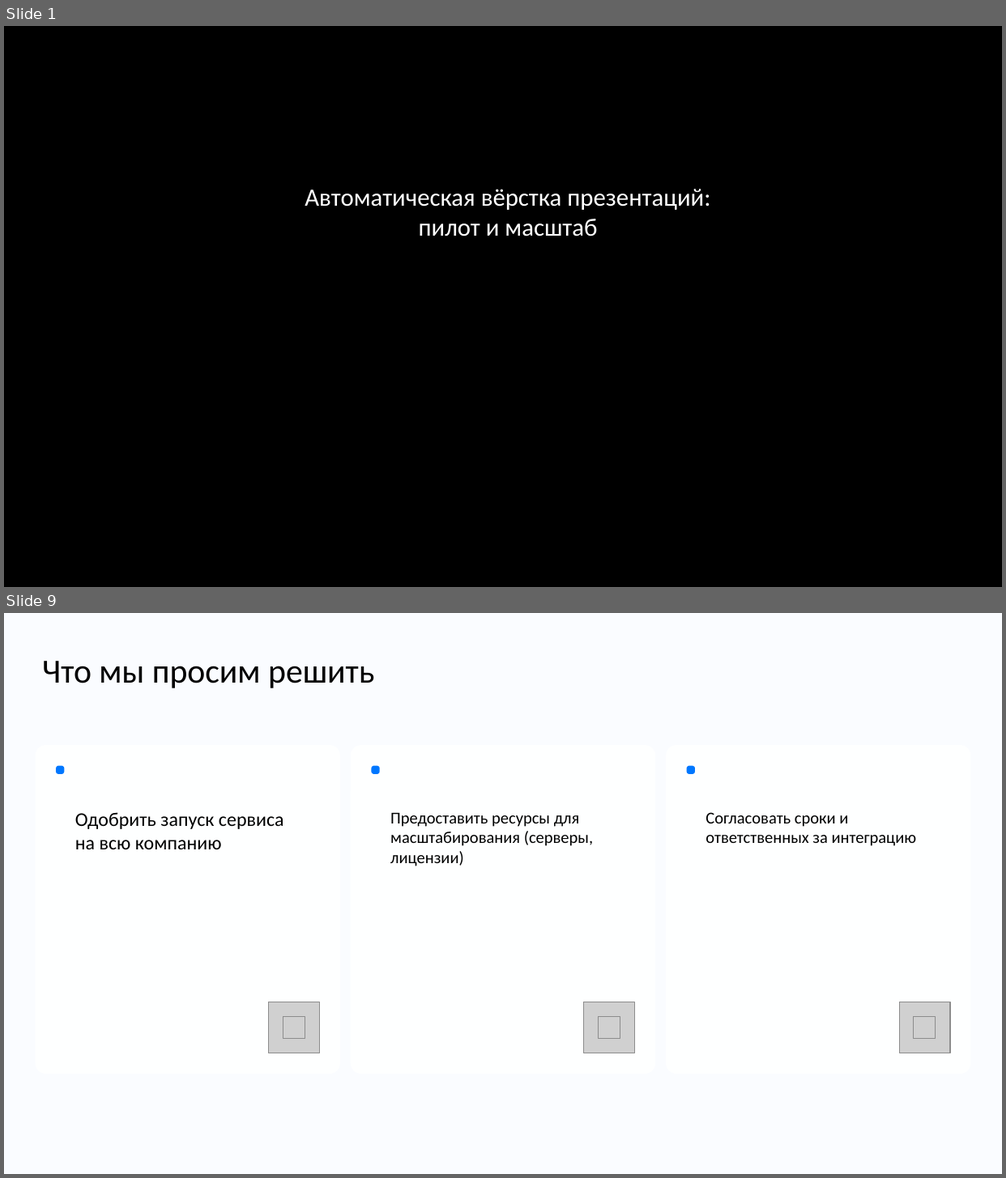
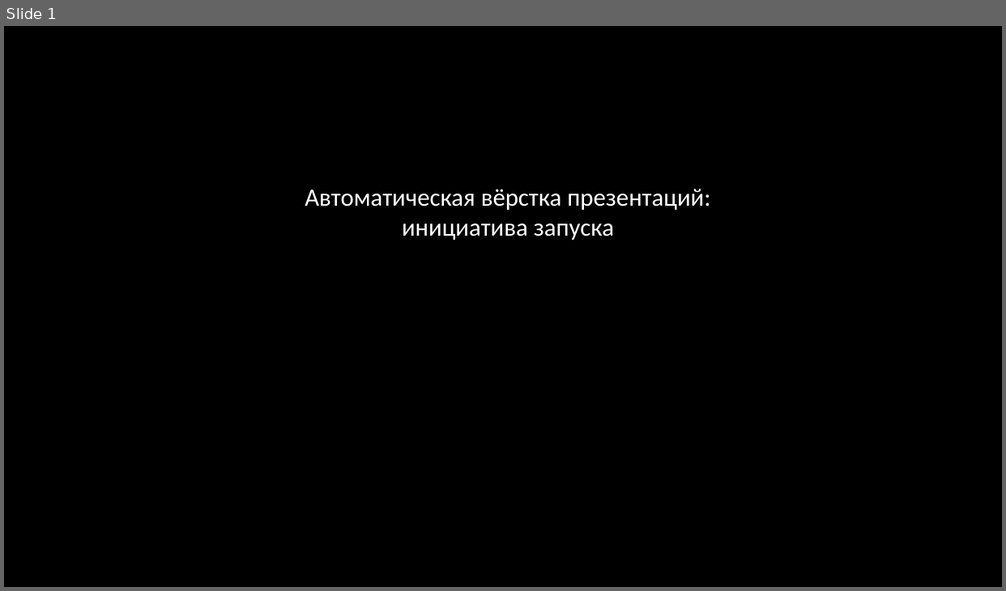
Before and after one commit to DiFoxenGit/-VKTechHackathon, a slide deck: samples/VK_Tech_шаблон__classic.pptx. Shown one above the other, each under a label of ours: slides 1 and 9 before the commit, slide 1 after it; the slides between them are not shown. The pictures are 1006x1178 and 1006x591 pixels, drawn with LibreOffice and Linux fonts; fonts in the diff are those of the drawing; grey boxes stand for pictures; background and template pictures are left out. Boxes give left, top, right and bottom in pixels: in the first picture for what was removed or moved away, otherwise in the second. Text is boxed around its words. In the diff, an @@ line names an element or a change of style, - is before the commit and + after.

```diff
--- a/samples/VK_Tech_шаблон__classic.pptx
+++ b/samples/VK_Tech_шаблон__classic.pptx
@@ slide 9 removed at [4, 613, 1002, 1174], background #FAFCFF @@
@@ text removed at [42, 661, 374, 688] @@
-Что мы просим решить
@@ rounded rectangle removed at [35, 745, 340, 1074] @@
@@ rounded rectangle removed at [351, 745, 655, 1074] @@
@@ rounded rectangle removed at [666, 745, 971, 1074] @@
@@ rounded rectangle removed at [56, 765, 64, 773] @@
@@ rounded rectangle removed at [371, 765, 379, 773] @@
@@ rounded rectangle removed at [687, 765, 695, 773] @@
@@ text removed at [75, 812, 284, 850] @@
-Одобрить запуск сервиса на всю компанию
@@ text removed at [390, 813, 593, 867] @@
-Предоставить ресурсы для масштабирования (серверы, лицензии)
@@ text removed at [705, 812, 917, 846] @@
-Согласовать сроки и ответственных за интеграцию
@@ picture removed at [268, 1002, 319, 1053] @@
@@ picture removed at [283, 1017, 305, 1039] @@
@@ picture removed at [584, 1002, 635, 1053] @@
@@ picture removed at [598, 1017, 620, 1039] @@
@@ picture removed at [899, 1002, 950, 1053] @@
@@ picture removed at [913, 1017, 935, 1039] @@
@@ slide 1 changed as well @@
@@ text at [305, 189, 710, 240]: text changed @@
-Автоматическая вёрстка презентаций: пилот и масштаб
+Автоматическая вёрстка презентаций: инициатива запуска
```
Also in this commit, not shown: 1 other slide changed, 10 slides added, 7 other slides removed, 21 other files.
